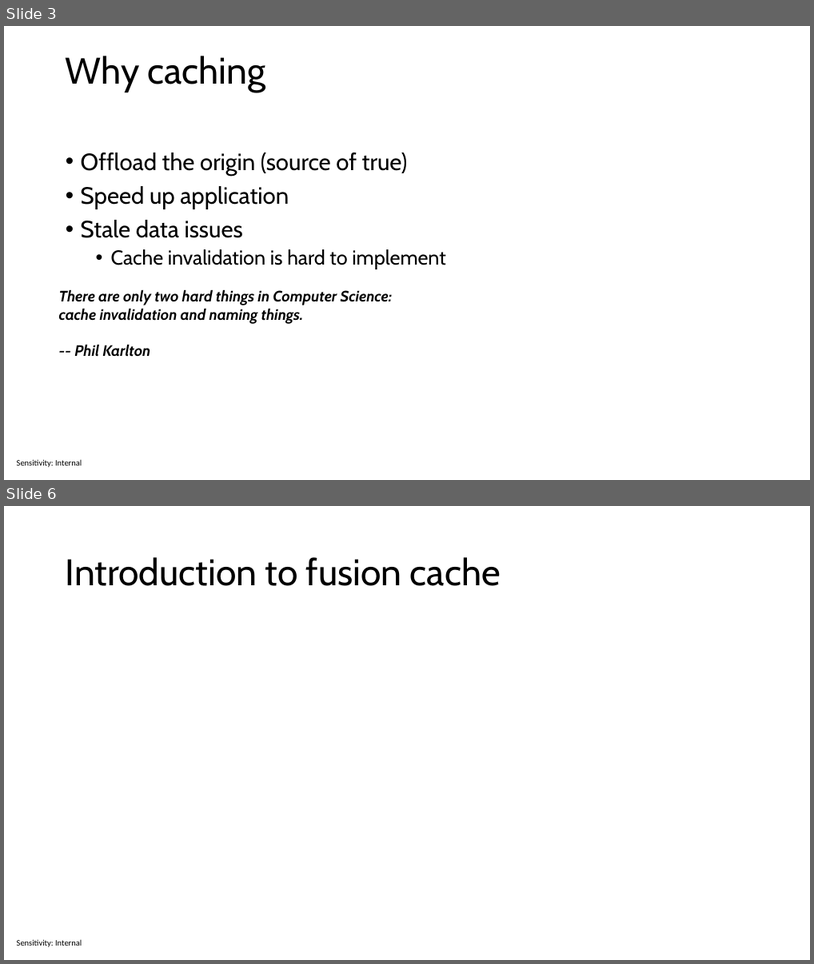
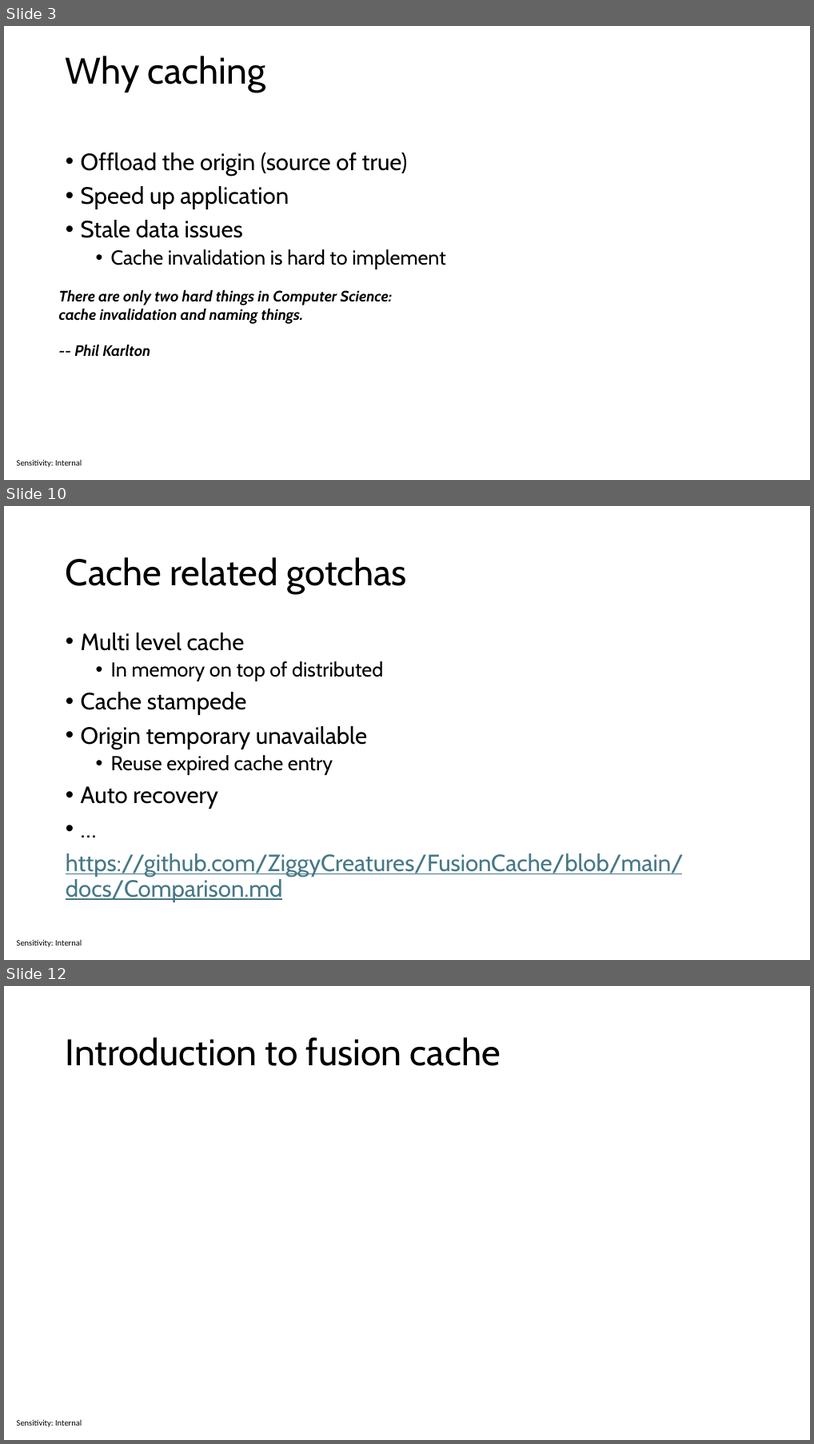
Before and after one commit to sabbadino/cache-like-a-pro-fusion-cache, a slide deck: cache-like-a-pro.pptx. Shown one above the other, each under a label of ours: slides 3 and 6 before the commit, slides 3, 10 and 12 after it; the slides between them are not shown. The pictures are 814x964 and 814x1444 pixels, drawn with LibreOffice and Linux fonts; fonts in the diff are those of the drawing. Boxes give left, top, right and bottom in pixels: in the first picture for what was removed or moved away, otherwise in the second. Text is boxed around its words. In the diff, an @@ line names an element or a change of style, - is before the commit and + after.

```diff
--- a/cache-like-a-pro.pptx
+++ b/cache-like-a-pro.pptx
@@ slide 10 added at (4,506,810,960), background #FFFFFF; not listed: 1 template element that a slide beside it also shows @@
@@ title added at (66,557,407,594), 44 pt, text #000000 @@
+Cache related gotchas
@@ text added at (66,632,684,902), 28 pt, text #000000 @@
+• Multi level cache
+  • In memory on top of distributed
+• Cache stampede
+• Origin temporary unavailable
+  • Reuse expired cache entry
+• Auto recovery
+• …
+https://github.com/ZiggyCreatures/FusionCache/blob/main/docs/Comparison.md
@@ what was slide 6 is now slide 12 @@
```
Also in this commit, not shown: 1 slide changed, 6 other slides added, 1 slide removed.
